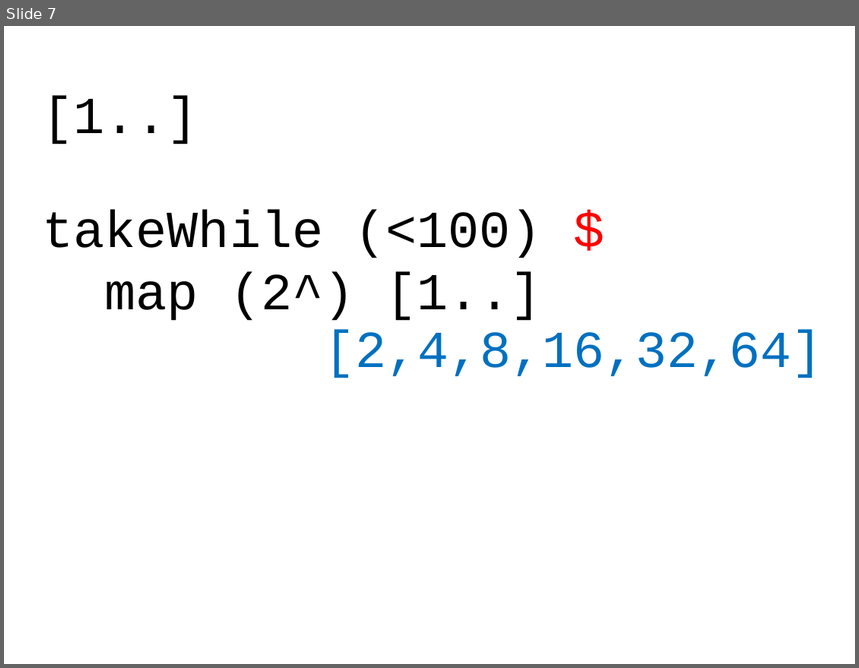
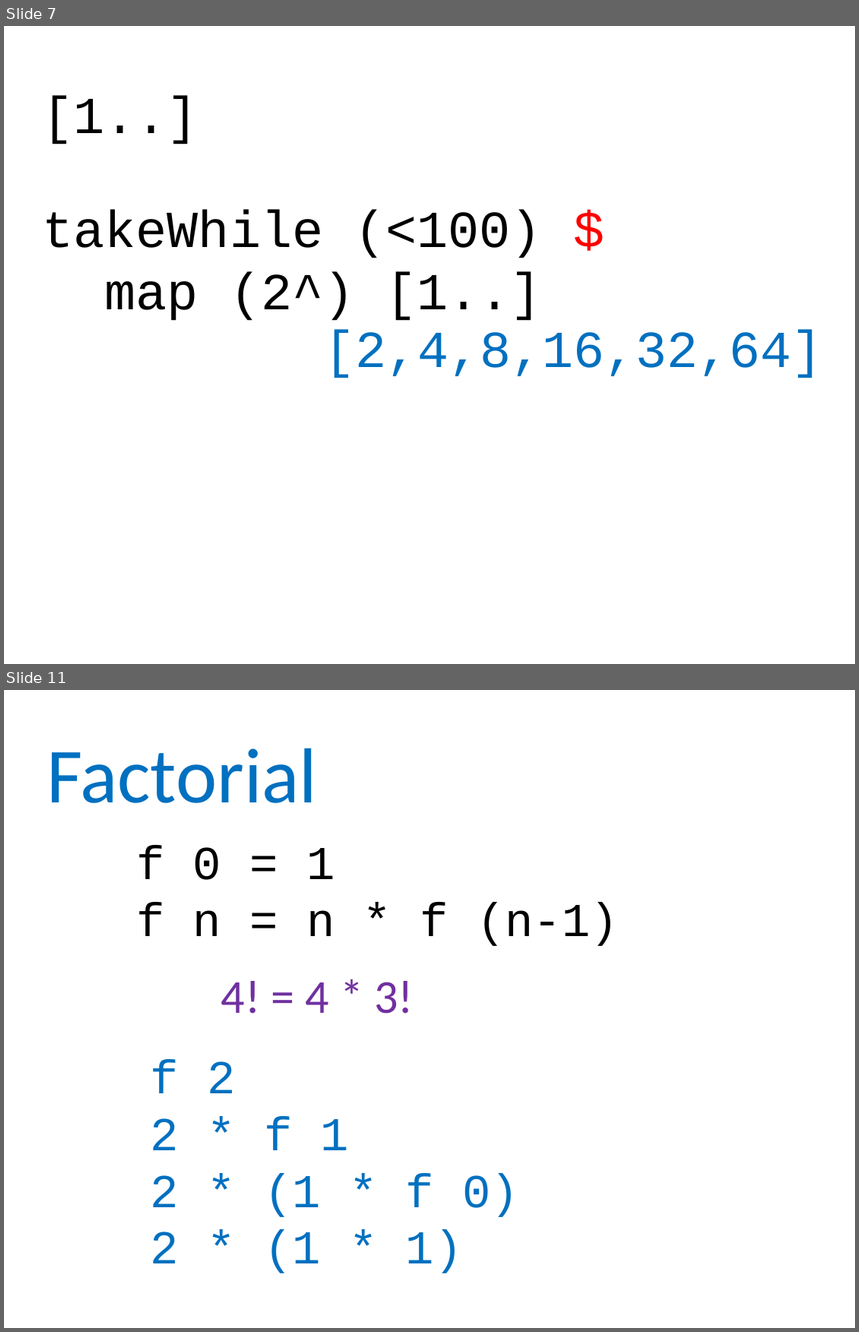
Before and after one commit to dominicprior/beginning-haskell-course, a slide deck: beginning-haskell.pptx. Shown one above the other, each under a label of ours: slide 7 before the commit, slides 7 and 11 after it; the slides between them are not shown. The pictures are 859x668 and 859x1332 pixels, drawn with LibreOffice and Linux fonts; fonts in the diff are those of the drawing. Boxes give left, top, right and bottom in pixels: in the first picture for what was removed or moved away, otherwise in the second. Text is boxed around its words. In the diff, an @@ line names an element or a change of style, - is before the commit and + after.

```diff
--- a/beginning-haskell.pptx
+++ b/beginning-haskell.pptx
@@ slide 11 added at (4, 690, 855, 1328), background #FFFFFF @@
@@ text added at (47, 748, 317, 803), 66 pt, text #0070C0 @@
+Factorial
@@ text added at (136, 846, 619, 946), 40 pt, text #000000 @@
+f 0 = 1
+f n = n * f (n-1)
@@ text added at (221, 981, 414, 1014), 40 pt, text #7030A0 @@
+4! = 4 * 3!
@@ text added at (151, 1060, 519, 1274), 40 pt, text #0070C0 @@
+f 2
+2 * f 1
+2 * (1 * f 0)
+2 * (1 * 1)
```
Also in this commit, not shown: 1 slide changed, 7 other slides added.
